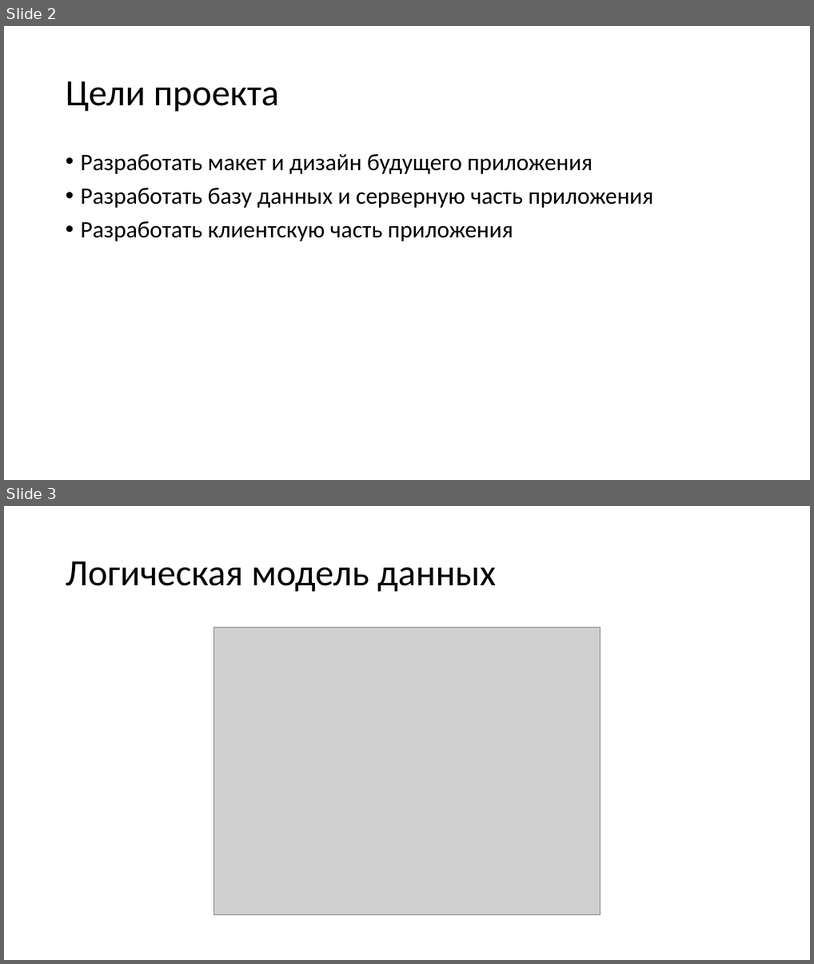
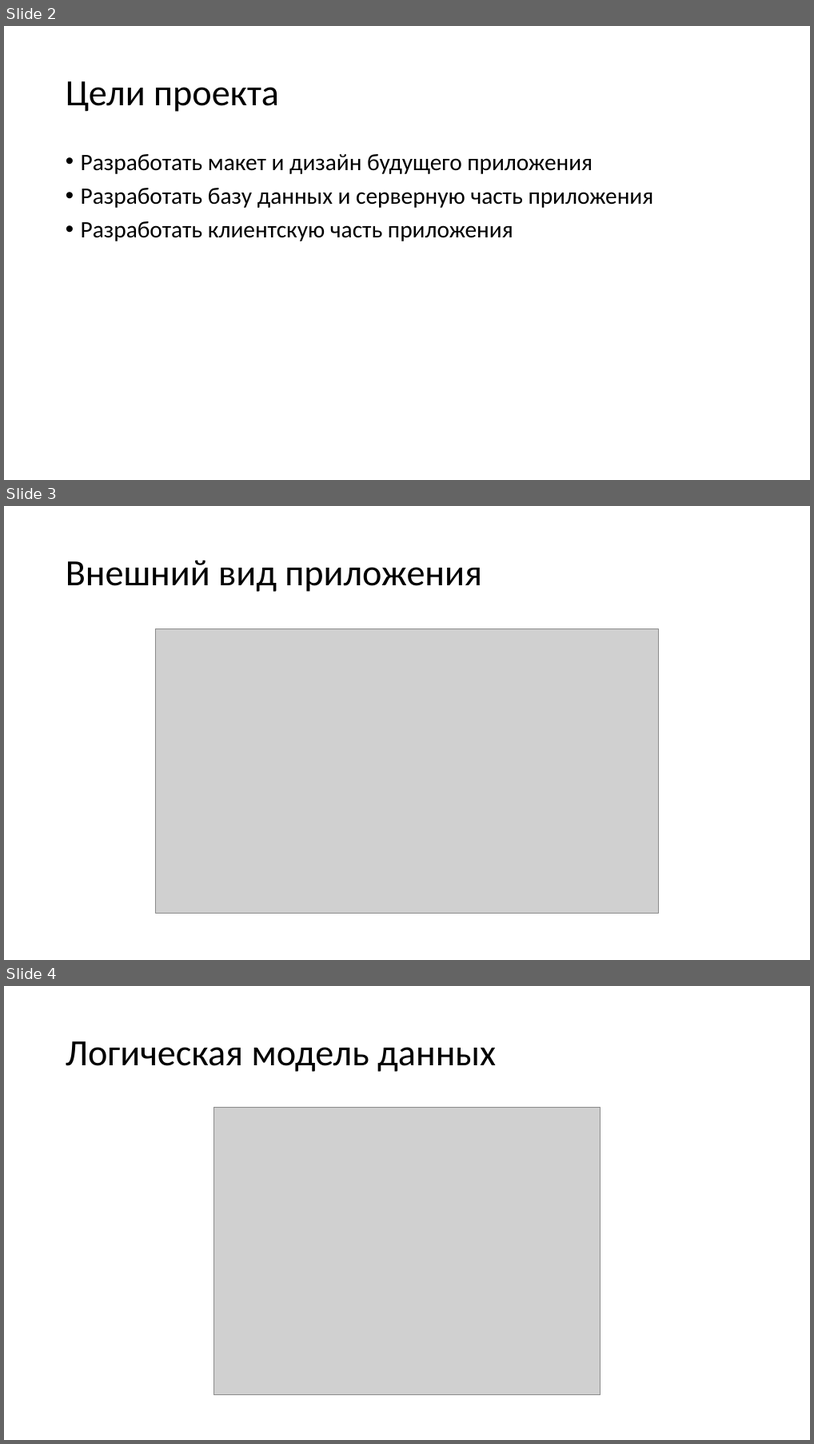
Before and after one commit to ux1e/diplome, a slide deck: files/Записка/Kuznetsov_Ivan_prezentacia.pptx. Shown one above the other, each under a label of ours: slides 2 and 3 before the commit, slides 2, 3 and 4 after it. The pictures are 814x964 and 814x1444 pixels, drawn with LibreOffice and Linux fonts; fonts in the diff are those of the drawing; grey boxes stand for pictures. Boxes give left, top, right and bottom in pixels: in the first picture for what was removed or moved away, otherwise in the second. Text is boxed around its words. In the diff, an @@ line names an element or a change of style, - is before the commit and + after.

```diff
--- a/files/Записка/Kuznetsov_Ivan_prezentacia.pptx
+++ b/files/Записка/Kuznetsov_Ivan_prezentacia.pptx
@@ slide 3 added at box(4, 506, 810, 960), background #FFFFFF @@
@@ title added at box(66, 560, 482, 592), 44 pt, text #000000 @@
+Внешний вид приложения
@@ picture added at box(155, 629, 659, 912) @@
@@ what was slide 3 is now slide 4 @@
```
Also in this commit, not shown: 1 slide changed, 3 other files.
